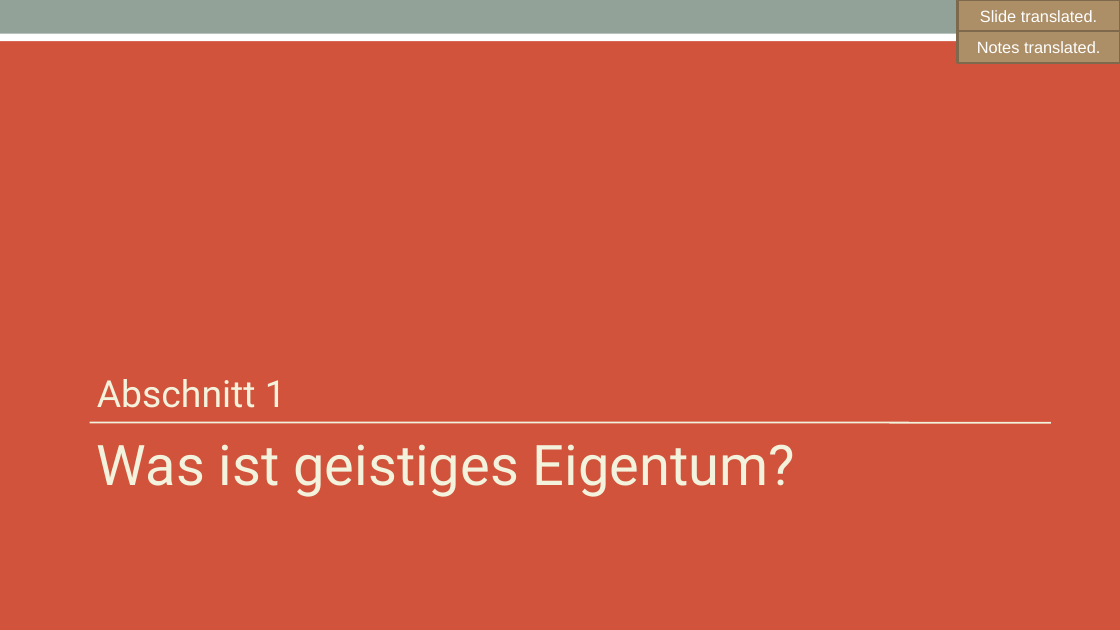
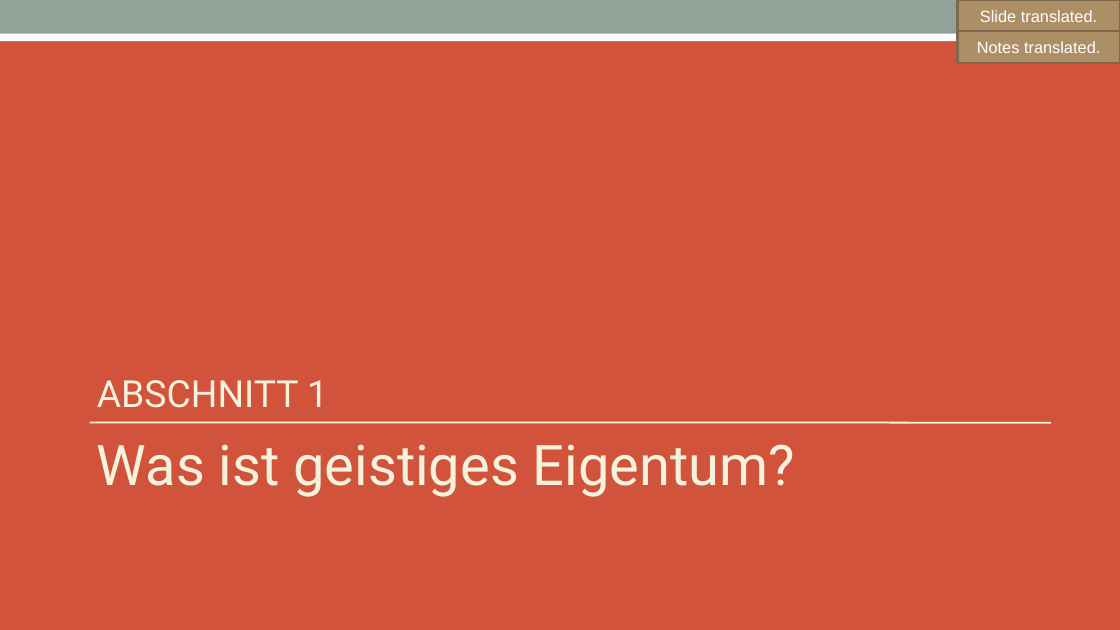
Before and after one commit to SThanheiser/curriculum, a slide deck: slide 5 of translation-DE/slides/DFT_openchain-curriculum-for-1-1_GER.pptx. Drawn at 1120x630 pixels with LibreOffice and Linux fonts; fonts in the diff are those of the drawing. Boxes give left, top, right and bottom in pixels: in the first picture for what was removed or moved away, otherwise in the second. Text is boxed around its words. In the diff, an @@ line names an element or a change of style, - is before the commit and + after.

```diff
--- a/translation-DE/slides/DFT_openchain-curriculum-for-1-1_GER.pptx
+++ b/translation-DE/slides/DFT_openchain-curriculum-for-1-1_GER.pptx
@@ title at box(97, 380, 328, 408): text changed @@
-Abschnitt 1
+ABSCHNITT 1
```
Also in this commit, not shown: 4 slides added, 4 slides removed.
